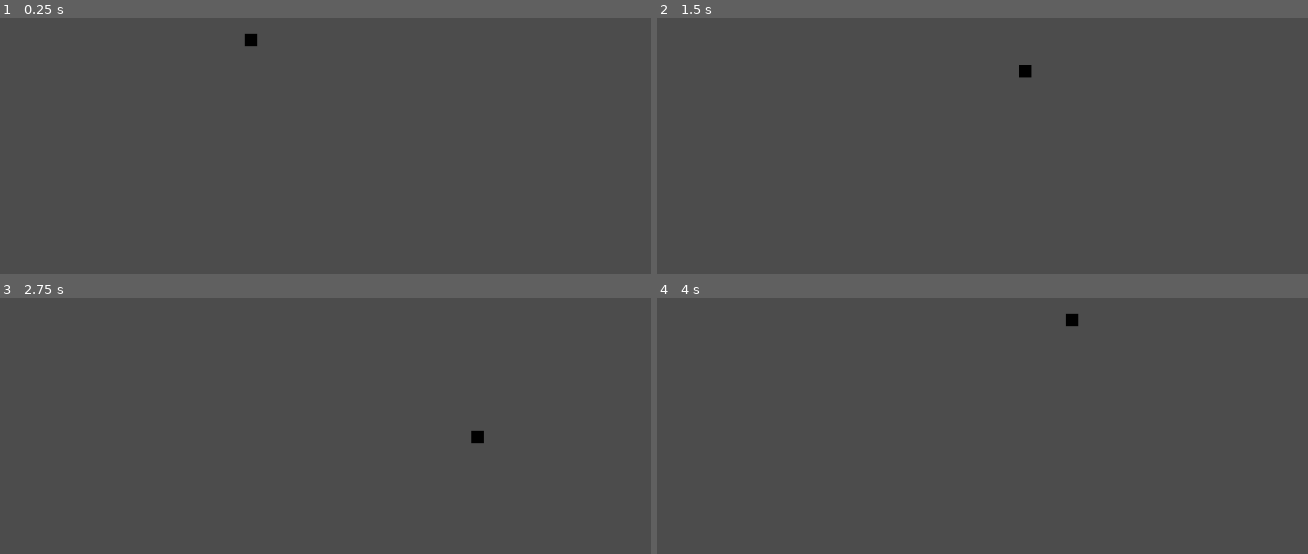
Above: before the commit, frames 1-4 (two rows, left to right).
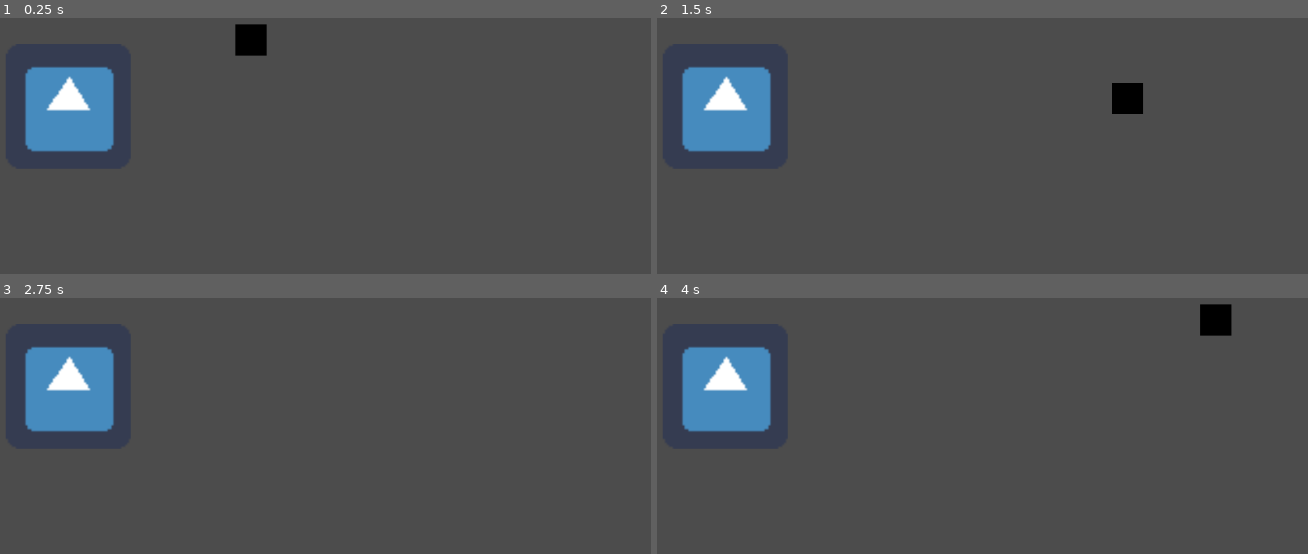
Above: after the commit, the same moments.

Repository: wengel-eth/GoDotTris
Game: Godot game, scene res://BasicWalk.tscn
Two runs of this game, one before a commit and one after it. Both use one fixed random seed, a clock stepped at 60 frames per second and the inputs below. The engine's default icon, where the game draws it, is replaced by a stand-in: a white triangle on a blue panel in a dark square.
Inputs:
- Up to frame 1 (0.25 s): no input
- Up to frame 2 (1.5 s): tap Enter at 0.5 s; hold D (move_right) 0.53-1.28 s; hold S (move_down) from 1.28 s (still down)
- Up to frame 3 (2.75 s): release S (move_down) at 2.03 s; hold D (move_right) from 2.03 s (still down)
- Up to frame 4 (4 s): release D (move_right) at 2.78 s; hold W (move_up) 2.78-3.53 s; tap Space at 3.5 s; hold A (move_left) from 3.53 s (still down)

The runs differ from the first frame. In frame 1, 5.0% of the frame differs, in the area x 3-42%, y 2-53%; in frame 2, 5.2%; in frame 3, 4.6%; in frame 4, 5.2%, in the area x 3-89%, y 2-53%.

Commit message:
First Upload!
Started playing around with Godot engine, pretty neat.

Diff:
--- a/BasicWalk.tscn
+++ b/BasicWalk.tscn
@@ -1,9 +1,7 @@
-[gd_scene load_steps=4 format=2]
+[gd_scene load_steps=6 format=2]
 
 [ext_resource path="res://KinematicBody2D.gd" type="Script" id=1]
-
-[sub_resource type="RectangleShape2D" id=1]
-extents = Vector2( 8, 8 )
+[ext_resource path="res://icon.png" type="Texture" id=2]
 
 [sub_resource type="ImageTexture" id=2]
 flags = 23
@@ -11,16 +9,33 @@
 flags = 23
 size = Vector2( 16, 16 )
 
+[sub_resource type="RectangleShape2D" id=1]
+extents = Vector2( 8, 8 )
+
+[sub_resource type="RectangleShape2D" id=4]
+extents = Vector2( 32.0193, 31.9812 )
+
 [node name="Node2D" type="Node2D"]
 
 [node name="Main_Camera" type="Camera2D" parent="."]
 current = true
+zoom = Vector2( 0.4, 0.4 )
 
 [node name="Player_Body" type="KinematicBody2D" parent="."]
 script = ExtResource( 1 )
+speed = 150
+
+[node name="Player_Sprite" type="Sprite" parent="Player_Body"]
+texture = SubResource( 2 )
 
 [node name="Player_Collider" type="CollisionShape2D" parent="Player_Body"]
 shape = SubResource( 1 )
 
-[node name="Player_Sprite" type="Sprite" parent="Player_Body"]
-texture = SubResource( 2 )
+[node name="StaticBody2D" type="StaticBody2D" parent="."]
+position = Vector2( -93.4286, 34.0152 )
+
+[node name="Sprite" type="Sprite" parent="StaticBody2D"]
+texture = ExtResource( 2 )
+
+[node name="CollisionShape2D" type="CollisionShape2D" parent="StaticBody2D"]
+shape = SubResource( 4 )
--- a/KinematicBody2D.gd
+++ b/KinematicBody2D.gd
@@ -28,6 +28,6 @@
 ###############
 
 # Called every frame. 'delta' is the elapsed time since the previous frame.
-func _process(delta):
+func _physics_process(delta):
 	get_input()
 	velocity = move_and_slide(velocity)
Not shown, changed: .gitignore
